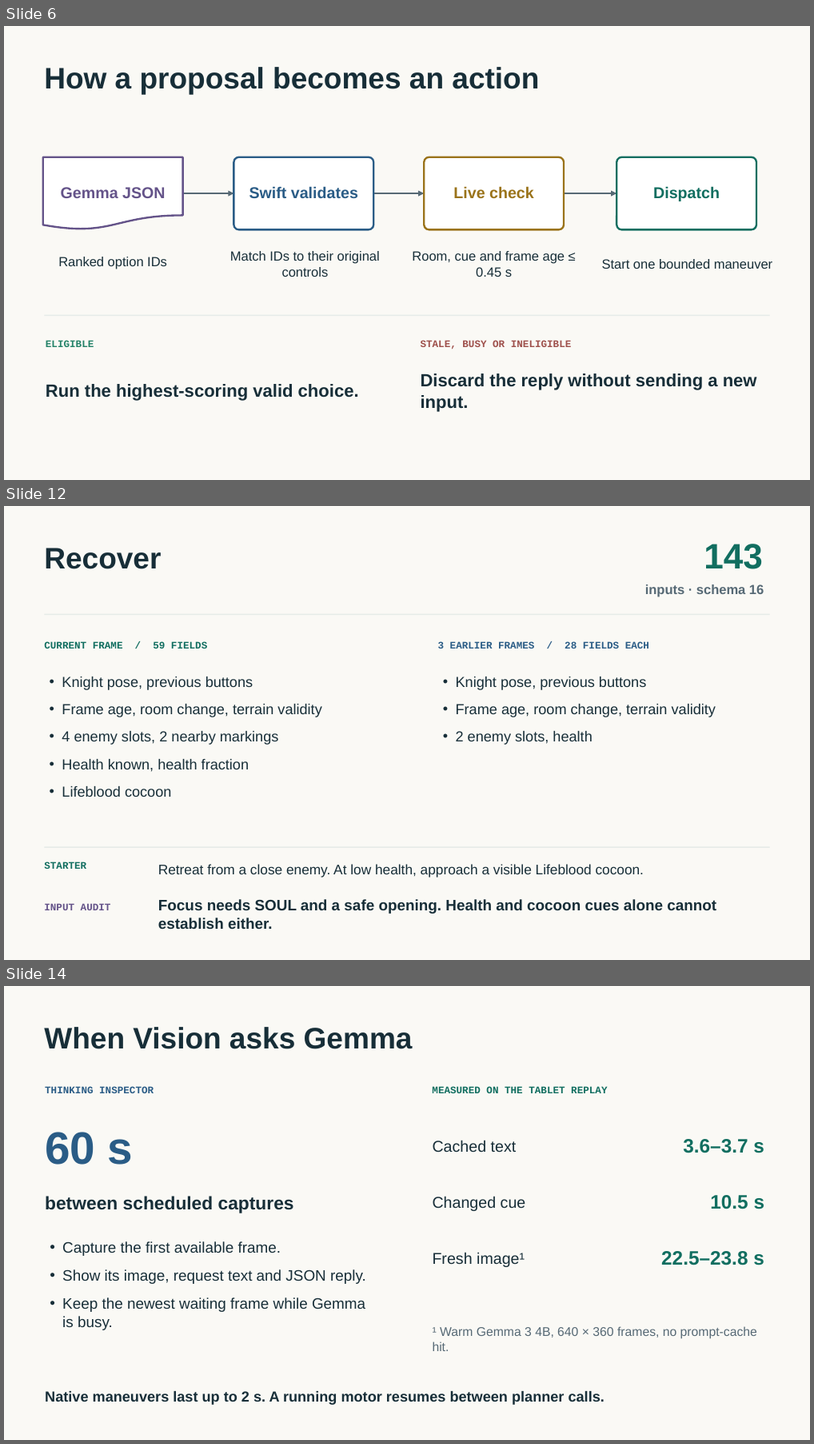
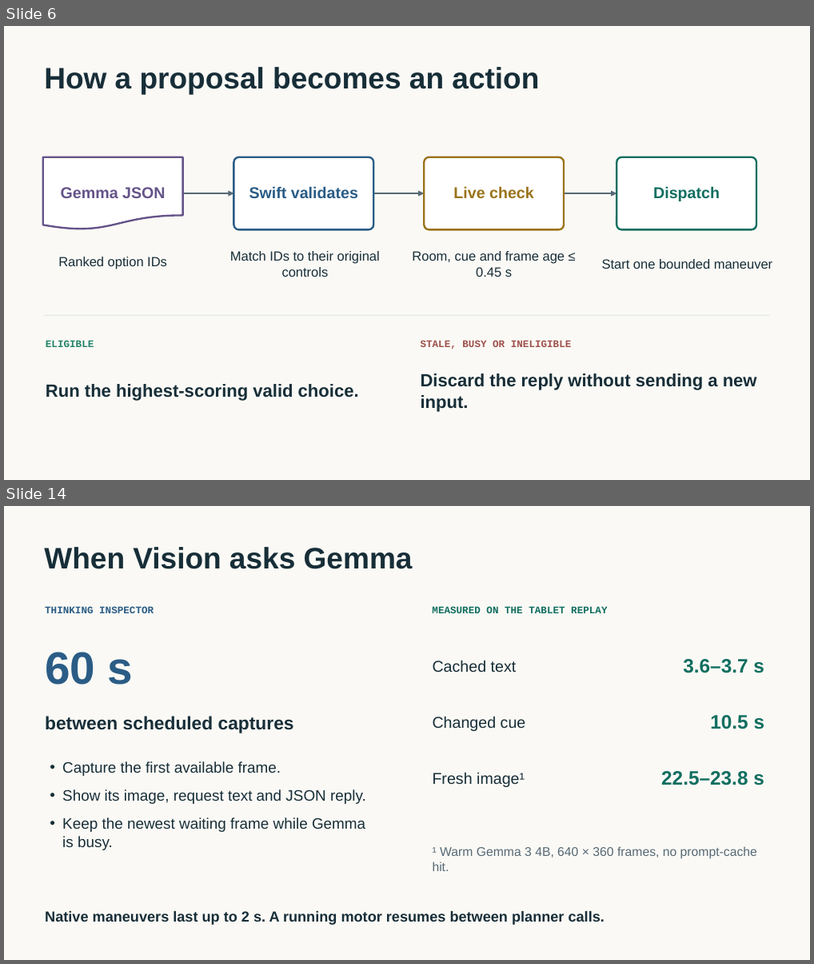
Before and after one commit to tabutyn/hollow-knight-vision, a slide deck: docs/playing-policies/playing-policies.pptx. Shown one above the other, each under a label of ours: slides 6, 12 and 14 before the commit, slides 6 and 14 after it; the slides between them are not shown. The pictures are 814x1444 and 814x964 pixels, drawn with LibreOffice and Linux fonts; fonts in the diff are those of the drawing. Boxes give left, top, right and bottom in pixels: in the first picture for what was removed or moved away, otherwise in the second. Text is boxed around its words. In the diff, an @@ line names an element or a change of style, - is before the commit and + after.

```diff
--- a/docs/playing-policies/playing-policies.pptx
+++ b/docs/playing-policies/playing-policies.pptx
@@ slide 12 removed at <box>4,506,810,960</box>, background #FAF9F5 @@
@@ text removed at <box>44,548,161,569</box> @@
-Recover
@@ text removed at <box>704,544,763,569</box> @@
-143
@@ text removed at <box>646,584,764,597</box> @@
-inputs · schema 16
@@ rectangle removed at <box>45,614,770,615</box> @@
@@ text removed at <box>44,641,207,648</box> @@
-CURRENT FRAME / 59 FIELDS
@@ text removed at <box>438,641,650,648</box> @@
-3 EARLIER FRAMES / 28 FIELDS EACH
@@ text removed at <box>62,676,322,796</box> @@
-• Knight pose, previous buttons
-• Frame age, room change, terrain validity
-• 4 enemy slots, 2 nearby markings
-• Health known, health fraction
-• Lifeblood cocoon
@@ text removed at <box>456,676,716,744</box> @@
-• Knight pose, previous buttons
-• Frame age, room change, terrain validity
-• 2 enemy slots, health
@@ text removed at <box>44,861,86,868</box> @@
-STARTER
@@ rectangle removed at <box>45,846,770,847</box> @@
@@ text removed at <box>158,864,644,877</box> @@
-Retreat from a close enemy. At low health, approach a visible Lifeblood cocoon.
@@ text removed at <box>44,903,111,910</box> @@
-INPUT AUDIT
@@ text removed at <box>158,899,717,928</box> @@
-Focus needs SOUL and a safe opening. Health and cocoon cues alone cannot establish either.
```
Also in this commit, not shown: 3 slides changed, 9 slides added, 8 other slides removed, 33 other files.
